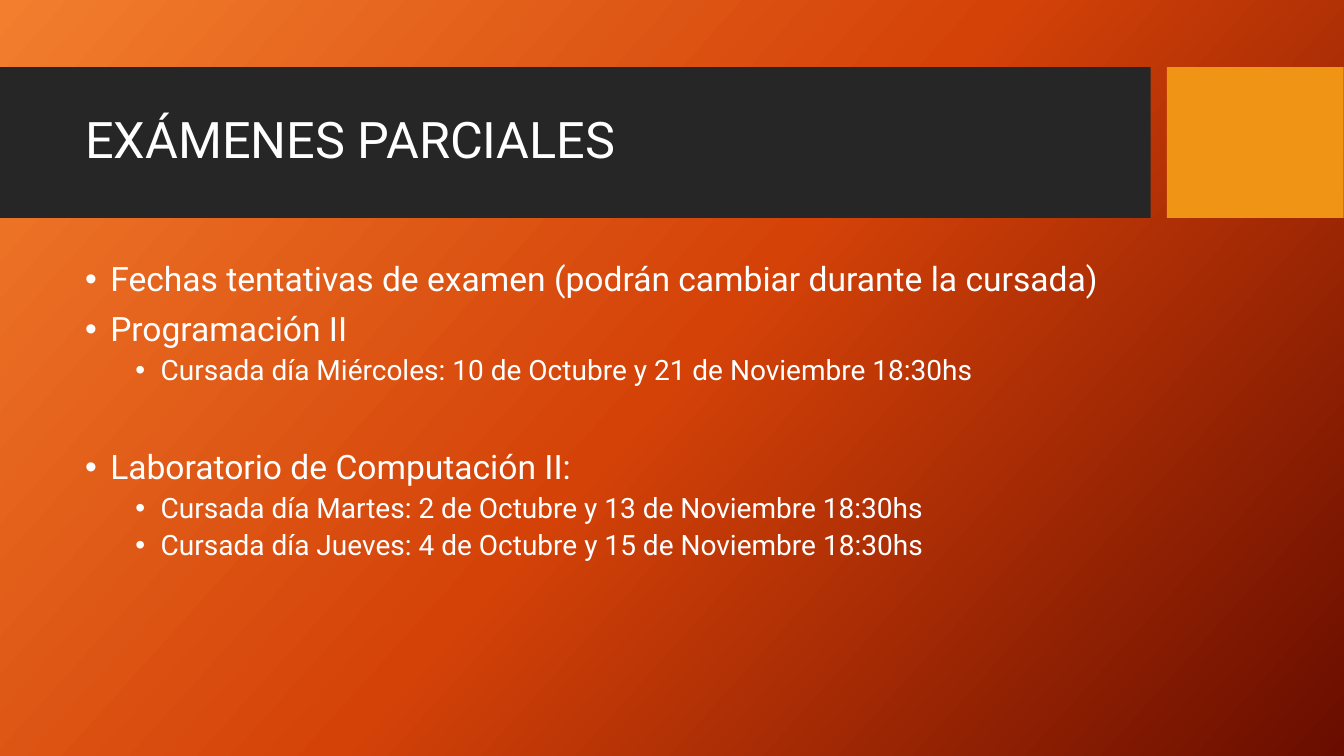
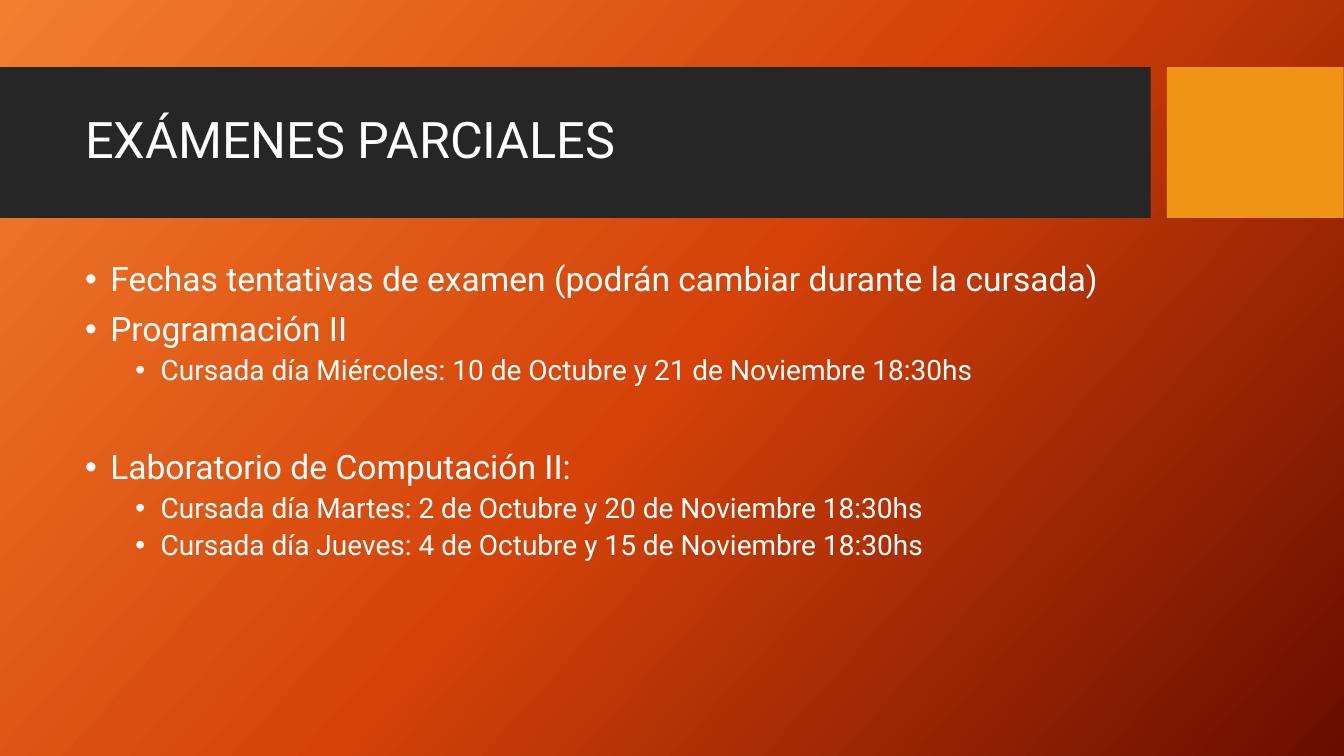
Before and after one commit to FedeDavila1984/utn_prog_y_lab_II, a slide deck: slide 6 of PPTs/Programación y Laboratorio II-201808.pptx. Drawn at 1344x756 pixels with LibreOffice and Linux fonts; fonts in the diff are those of the drawing; background and template pictures are left out. Boxes give left, top, right and bottom in pixels: in the first picture for what was removed or moved away, otherwise in the second. Text is boxed around its words. In the diff, an @@ line names an element or a change of style, - is before the commit and + after.

```diff
--- a/PPTs/Programación y Laboratorio II-201808.pptx
+++ b/PPTs/Programación y Laboratorio II-201808.pptx
@@ text at (x1=161, y1=497, x2=923, y2=524): text changed @@
-  • Cursada día Martes: 2 de Octubre y 13 de Noviembre 18:30hs
+  • Cursada día Martes: 2 de Octubre y 20 de Noviembre 18:30hs
```
Also in this commit, not shown: 4 other files.
